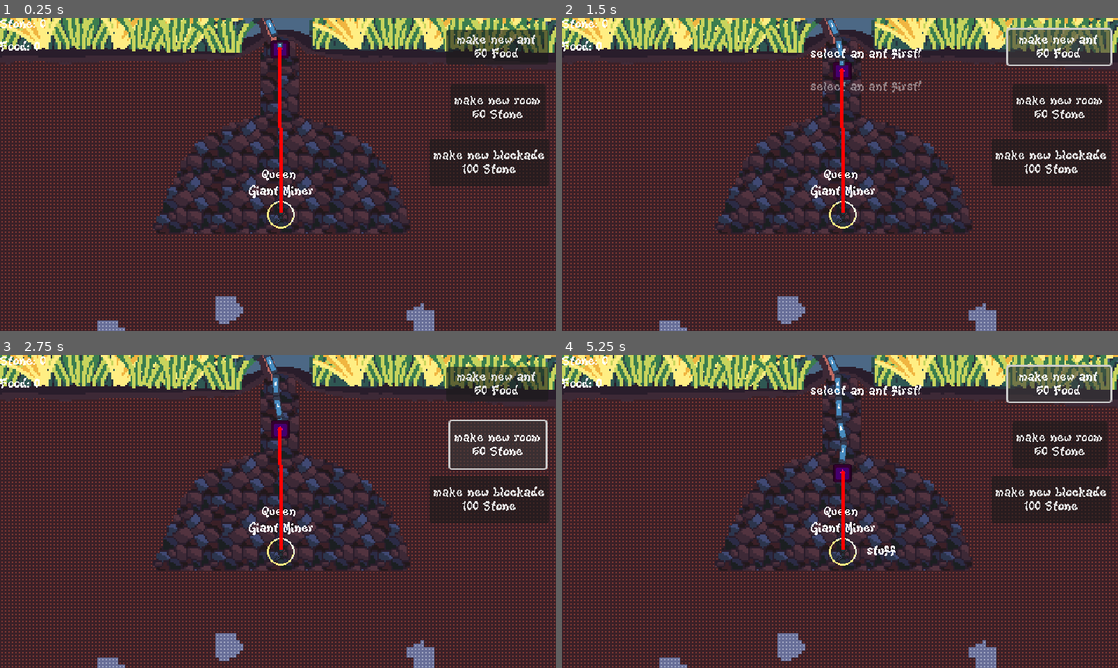
Above: before the commit, frames 1-4 (two rows, left to right).
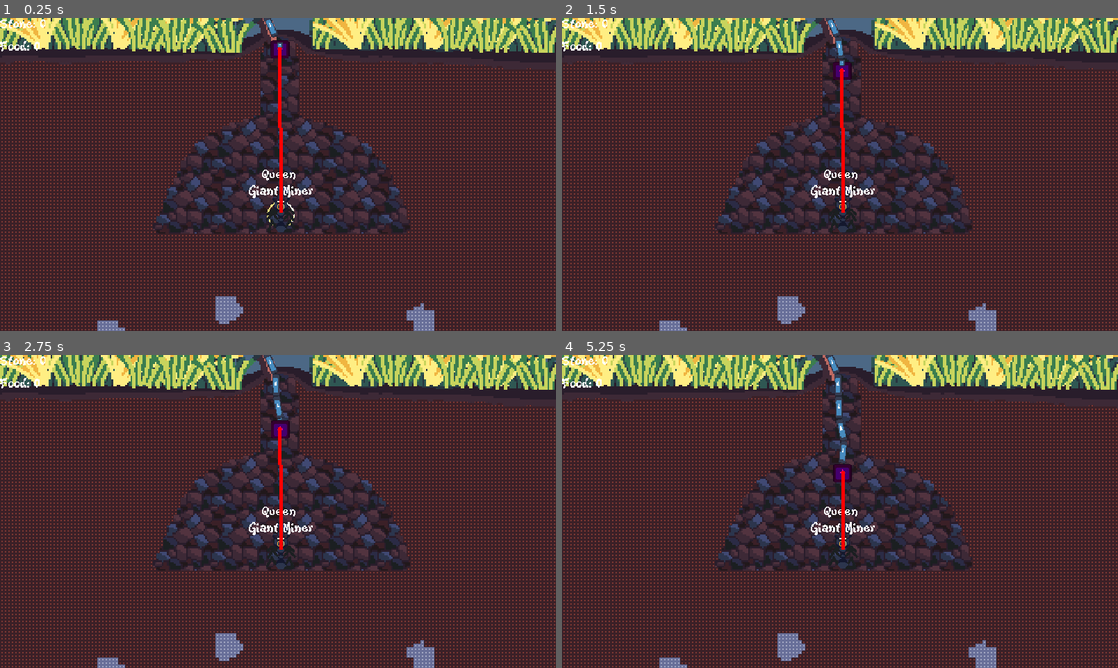
Above: after the commit, the same moments.

Repository: AlbieGray/LD57
Game: Godot game, scene res://Scenes/Game.tscn
Same seed, same stepped clock (60 frames per second), same inputs: the game is played once before the commit and once after it. The engine's default icon, where the game draws it, is replaced by a stand-in: a white triangle on a blue panel in a dark square.
Inputs (mouse positions are in pixels of both pictures, inside the frame that each line leads up to):
- Up to frame 1 (0.25 s): no input
- Up to frame 2 (1.5 s): click (1056, 46) at 0.5 s, where only the run before the commit has a clickable "make new ant 50 Food"; click (1056, 46) at 1.25 s, where only the run before the commit has a clickable "make new ant 50 Food"
- Up to frame 3 (2.75 s): click (500, 445) at 2 s, where only the run before the commit has a clickable "make new room 50 Stone"
- Up to frame 4 (5.25 s): click (1062, 445) at 2.75 s, where only the run before the commit has a clickable "make new room 50 Stone"; click (1051, 498) at 3.5 s, where only the run before the commit has a clickable "make new blockade 100 Stone"; click (1051, 498) at 4.25 s, where only the run before the commit has a clickable "make new blockade 100 Stone"; click (1056, 383) at 5 s, where only the run before the commit has a clickable "make new ant 50 Food"

The runs differ from the first frame. In frame 1, 2.9% of the frame differs, in the area x 47-99%, y 3-69%; in frame 2, 3.5%, in the area x 44-99%, y 3-69%; in frame 3, 3.2%; in frame 4, 3.4%.

Commit message:
adding music, other things

Diff:
--- a/Scenes/Ant.tscn
+++ b/Scenes/Ant.tscn
@@ -364,7 +364,7 @@
 [node name="AnimatedSprite2D" type="AnimatedSprite2D" parent="."]
 position = Vector2(0, 5)
 sprite_frames = SubResource("SpriteFrames_0aatc")
-animation = &"Black"
+animation = &"Queen"
 
 [node name="Area2D" type="Area2D" parent="."]
 collision_layer = 12
@@ -407,7 +407,7 @@
 metadata/_edit_use_anchors_ = true
 
 [node name="VoicelineTimer" type="Timer" parent="."]
-wait_time = 5.0
+wait_time = 10.0
 autostart = true
 
 [node name="VoicelineFadeout" type="Timer" parent="."]
@@ -436,9 +436,11 @@
 
 [node name="BreakFood" type="AudioStreamPlayer2D" parent="SFX"]
 stream = ExtResource("8_dr5yy")
+volume_db = -16.838
 
 [node name="BreakStone" type="AudioStreamPlayer2D" parent="SFX"]
 stream = ExtResource("9_ps40g")
+volume_db = -15.848
 
 [connection signal="mouse_entered" from="." to="." method="_on_mouse_entered"]
 [connection signal="mouse_exited" from="." to="." method="_on_mouse_exited"]
--- a/Scenes/Game.tscn
+++ b/Scenes/Game.tscn
@@ -13,6 +13,7 @@
 [ext_resource type="PackedScene" uid="uid://ba5jguls25ggu" path="res://Scenes/room.tscn" id="6_fgofq"]
 [ext_resource type="AudioStream" uid="uid://bcdttmcaxf4dw" path="res://assets/SFX/AntDeath.wav" id="12_3cx6b"]
 [ext_resource type="AudioStream" uid="uid://day28efsot30i" path="res://assets/SFX/Click.wav" id="13_wxwew"]
+[ext_resource type="AudioStream" uid="uid://djathlaiywjft" path="res://assets/SFX/MenuTheme.wav" id="14_wxwew"]
 
 [sub_resource type="AtlasTexture" id="AtlasTexture_3cx6b"]
 atlas = ExtResource("4_dahhg")
@@ -108,3 +109,7 @@
 
 [node name="Click" type="AudioStreamPlayer2D" parent="SFX"]
 stream = ExtResource("13_wxwew")
+
+[node name="AudioStreamPlayer2D" type="AudioStreamPlayer2D" parent="."]
+stream = ExtResource("14_wxwew")
+autoplay = true
--- a/Scenes/room.tscn
+++ b/Scenes/room.tscn
@@ -8,6 +8,6 @@
 collision_mask = 8
 
 [node name="CollisionPolygon2D" type="CollisionPolygon2D" parent="RoomArea"]
-position = Vector2(-149, 21.5363)
+position = Vector2(-117, 22)
 scale = Vector2(4.01042, 4.36436)
-polygon = PackedVector2Array(5, 0, 77, 0, 73, -13, 65, -23, 49, -29, 32, -29, 19, -24, 11, -15)
+polygon = PackedVector2Array(13.4649, -0.581139, 64.3324, -1.0394, 59.5948, -12.725, 48.6233, -21.4318, 38.1506, -23.7231, 27.6779, -21.2027, 18.7013, -14.3289, 14.961, -8.82977)
--- a/Scenes/room_path.tscn
+++ b/Scenes/room_path.tscn
@@ -2,9 +2,9 @@
 
 [sub_resource type="Curve2D" id="Curve2D_sol8d"]
 _data = {
-"points": PackedVector2Array(0, 0, 0, 0, 280, 211, 0, 0, 0,  …(300 unchanged characters)… 168, 0, 0, 0, 0, 364, 181, 0, 0, 0, 0, 352, 211, 0, 0, 0, 0, 388, 211, 0, 0, 0, 0, 385, 173, 0, 0, 0, 0, 394, 212, 0, 0, 0, 0, 427, 212, 0, 0, 0, 0, 411, 182, 0, 0, 0, 0, 388, 152, 0, 0, 0, 0, 362, 133, 0, 0, 0, 0, 327, 122, 0, 0, 0, 0, 282, 121, 0, 0, 0, 0, 246, 127, 0, 0, 0, 0, 214, 138, 0, 0, 0, 0, 190, 159, 0, 0, 0, 0, 168, 178, 0, 0, 0, 0, 157, 194, 0, 0, 0, 0, 145, 210, 0, 0, 0, 0, 300, 211)
+"points": PackedVector2Array(0, 0, 0, 0, 280, 211, 0, 0, 0,  …(300 unchanged characters)… 168, 0, 0, 0, 0, 364, 181, 0, 0, 0, 0, 391, 212, 0, 0, 0, 0, 352, 211, 0, 0, 0, 0, 300, 211)
 }
-point_count = 33
+point_count = 19
 
 [node name="RoomPath" type="Path2D"]
 position = Vector2(-250, -200)
--- a/Scripts/ant.gd
+++ b/Scripts/ant.gd
@@ -19,6 +19,8 @@
 @onready var sprite = $AnimatedSprite2D
 
 var display_name = "unnamed"
+
+var chosen_sprite
 
 var room_path = preload("res://Scenes/room_path.tscn")
 
@@ -34,21 +36,28 @@
 
 const ant_names_script = preload("res://Scripts/ant_names.gd")
 
+func pick_sprite():
+	var animation_names = sprite.sprite_frames.get_animation_names()
+	print(animation_names)
+	var x = randi() % animation_names.size()
+	if x == 3:
+		x=4
+	var random_ani_name = animation_names[x]
+	chosen_sprite = random_ani_name
+	sprite.animation = chosen_sprite
+	sprite.play(chosen_sprite)
+
 func _ready():
-	#var line_draw = line_scene.instantiate()
-	#add_child(line_draw)
-	#line = line_draw.find_child("Line2D")
 	$SFX/AntSpawn.play()
 
 	var first_names = ant_names_script.new().first_names
 	var second_names = ant_names_script.new().second_names
 	display_name = first_names.pick_random() + " " + second_names.pick_random()
 	$NameTag.text = display_name
-	if queen:
-		sprite.animation = "Queen"
-	else:
-		var animation_names = sprite.sprite_frames.get_animation_names()
-		var random_ani_name = animation_names[randi() % animation_names.size()]
+
+	chosen_sprite = "Queen"
+	sprite.animation = chosen_sprite
+	sprite.play(chosen_sprite)
 
 func _process(delta: float) -> void:
 	mouse_pos = get_global_mouse_position()
@@ -64,8 +73,9 @@
 			path.curve.clear_points()
 			drawing = true
 
-	 # path following
+	# path following
 	if digging and current_path_follow != null:
+		sprite.play(chosen_sprite)
 		if not $SFX/AntMove.playing:
 			$SFX/AntMove.play()
 		current_path_follow.progress += delta*speed
@@ -76,6 +86,7 @@
 			path.curve.clear_points()
 
 	if making_room:
+		sprite.play(chosen_sprite)
 		current_path_follow.progress += delta*speed
 		position = current_path_follow.position
 		sprite.rotation = current_path_follow.rotation + 90
@@ -176,7 +187,7 @@
 			game.stone += 1
 			game.update_gui()
 		#food
-		if tile_type == Vector2i(7, 3):
+		if tile_type == Vector2i(5, 3):
 			$SFX/BreakFood.play()
 			game.food += 1
 			game.update_gui()
@@ -190,7 +201,8 @@
 	text_fading = true
 
 func _on_voiceline_timer_timeout() -> void:
-	set_speech("stuff", 3)
+	var words = ["Allons-y!", "For the Queen!", "Give me something to do.", "Put me to work."]
+	set_speech(words.pick_random(), 3)
 
 
 func _on_voiceline_fadeout_timeout() -> void:
--- a/Scripts/game.gd
+++ b/Scripts/game.gd
@@ -64,10 +64,12 @@
 	food -= NEW_ANT_COST
 	update_gui()
 	var new_ant = ant_scene.instantiate()
+
 	var rng = RandomNumberGenerator.new()
 	new_ant.position = selected_ant.position + Vector2(rng.randf_range(-10, 10), rng.randf_range(-10, 10))
 	new_ant.tilemap = $Ground/TileMapLayer
 	add_child(new_ant)
+	new_ant.pick_sprite()
 
 	ants.append(new_ant)
 
--- a/hud.gd
+++ b/hud.gd
@@ -6,12 +6,13 @@
 	$MakeAntButton.text = "make new ant\n"+str(game.NEW_ANT_COST)+" Food"
 	$MakeRoomButton.text = "make new room\n"+str(game.NEW_ROOM_COST)+" Stone"
 	$MakeBlockadeButton.text = "make new blockade\n"+str(game.BLOCKADE_COST)+" Stone"
+	update_button_visibility()
 
 func update_resource_counts(stone, food):
 	$StoneLabel.text = "Stone: "+str(stone)
 	$FoodLabel.text = "Food: "+str(food)
 
-func update_button_visibility(new_ant=true, make_room=true, make_blockade=true, distract=true):
+func update_button_visibility(new_ant=false, make_room=false, make_blockade=false, distract=false):
 	$MakeAntButton.visible = new_ant
 	$MakeRoomButton.visible = make_room
 	$MakeBlockadeButton.visible = make_blockade
Not shown: 1 places in Scenes/Game.tscn that only renumber resources
Not shown, added: assets/SFX/MenuTheme.wav.import
Not shown, added: assets/SFX/MenuTheme.wav
